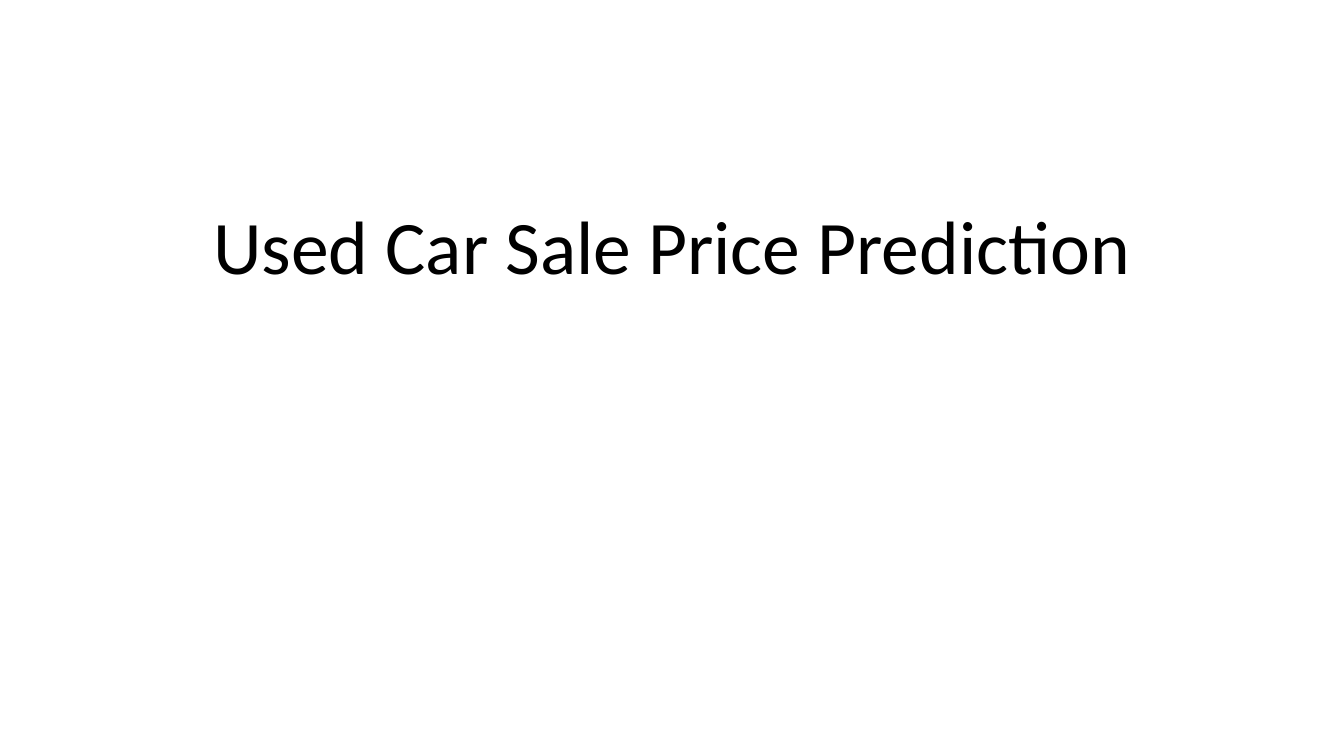
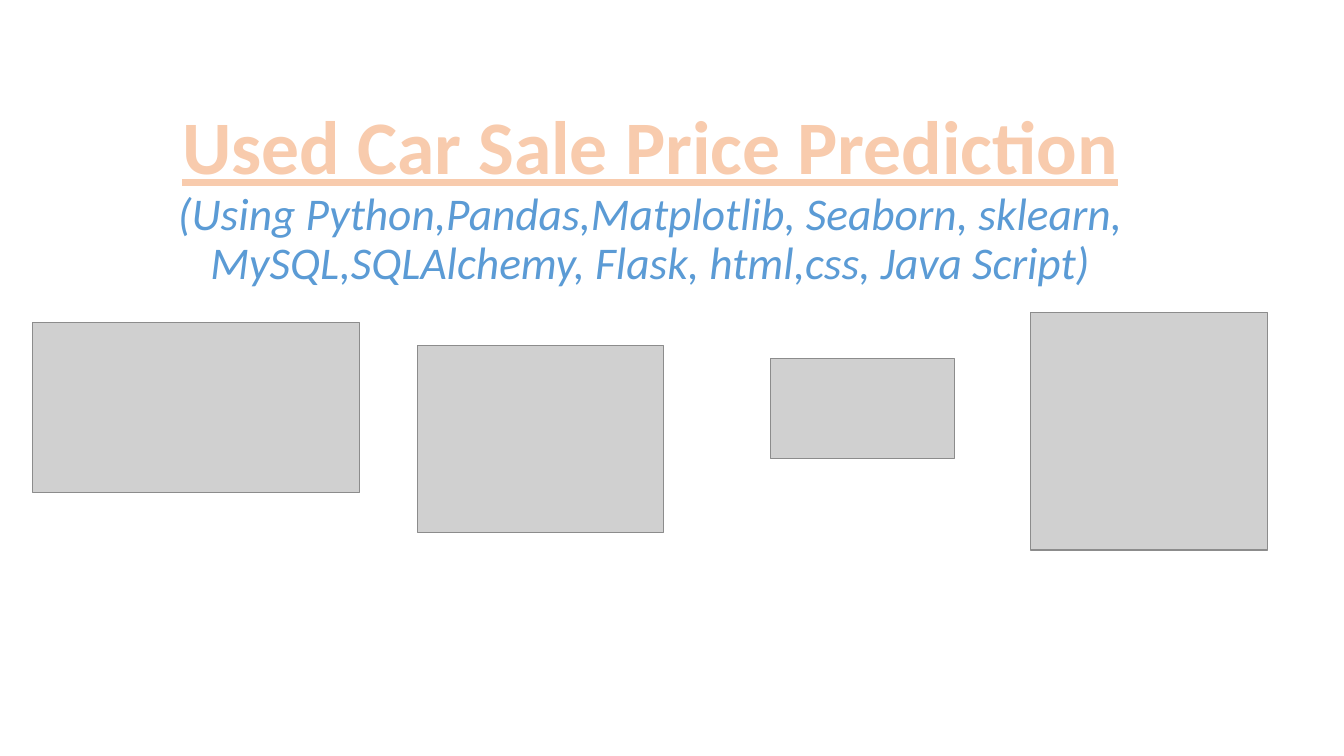
Before and after one commit to vikra8pc/FinalProject_RutgersDS, a slide deck: slide 1 of Presentation.pptx. Drawn at 1344x756 pixels with LibreOffice and Linux fonts; fonts in the diff are those of the drawing; grey boxes stand for pictures. Boxes give left, top, right and bottom in pixels: in the first picture for what was removed or moved away, otherwise in the second. Text is boxed around its words. In the diff, an @@ line names an element or a change of style, - is before the commit and + after.

```diff
--- a/Presentation.pptx
+++ b/Presentation.pptx
@@ title at (x1=178, y1=121, x2=1122, y2=287): text changed; size 54 to 32.4 pt; text colour #000000 to #5B9BD5; italic on @@
-Used Car Sale Price Prediction
+Used Car Sale Price Prediction
+(Using Python,Pandas,Matplotlib, Seaborn, sklearn, MySQL,SQLAlchemy, Flask, html,css, Java Script)
@@ picture added at (x1=33, y1=323, x2=360, y2=493) @@
@@ picture added at (x1=1030, y1=313, x2=1267, y2=549) @@
@@ picture added at (x1=417, y1=346, x2=663, y2=532) @@
@@ picture added at (x1=770, y1=359, x2=955, y2=459) @@
```
Also in this commit, not shown: 4 other slides changed, 11 slides added, 1 slide removed, 1 other file.
